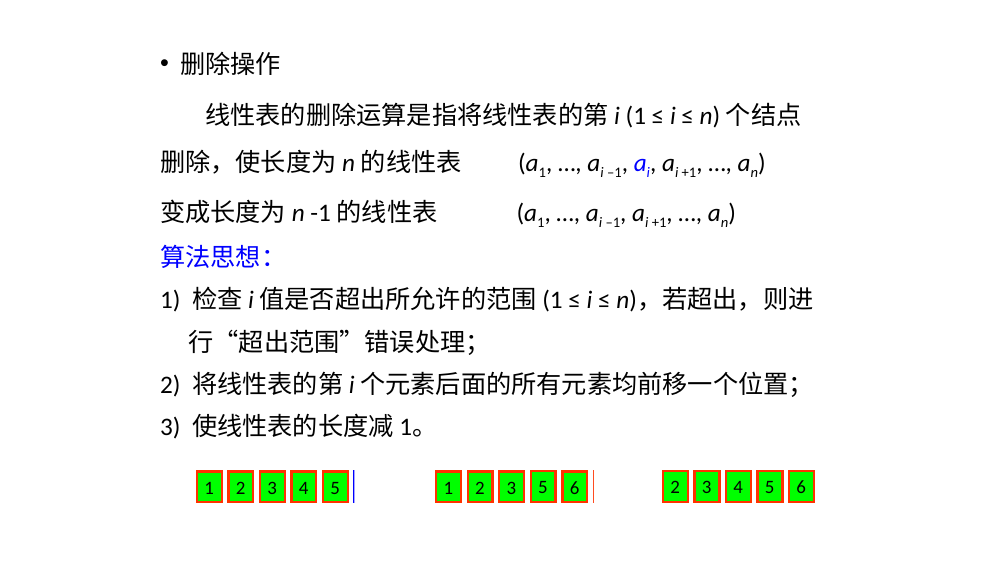
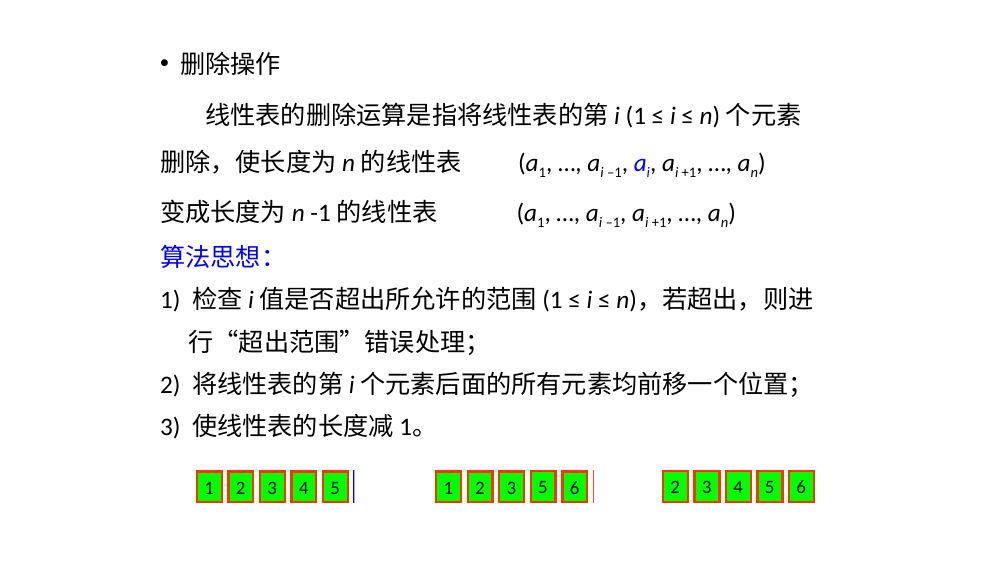
Before and after one commit to Gempittance/Data_Structur_Build, a slide deck: slide 33 of 数据结构PPT/ds2.pptx. Drawn at 1008x567 pixels with LibreOffice and Linux fonts; fonts in the diff are those of the drawing. Boxes give left, top, right and bottom in pixels: in the first picture for what was removed or moved away, otherwise in the second. Text is boxed around its words. In the diff, an @@ line names an element or a change of style, - is before the commit and + after.

```diff
--- a/数据结构PPT/ds2.pptx
+++ b/数据结构PPT/ds2.pptx
@@ text at [205, 102, 802, 128]: text changed @@
-线性表的删除运算是指将线性表的第 i (1 ≤ i ≤ n) 个结点
+线性表的删除运算是指将线性表的第 i (1 ≤ i ≤ n) 个元素
```
Also in this commit, not shown: 5 other slides changed.
